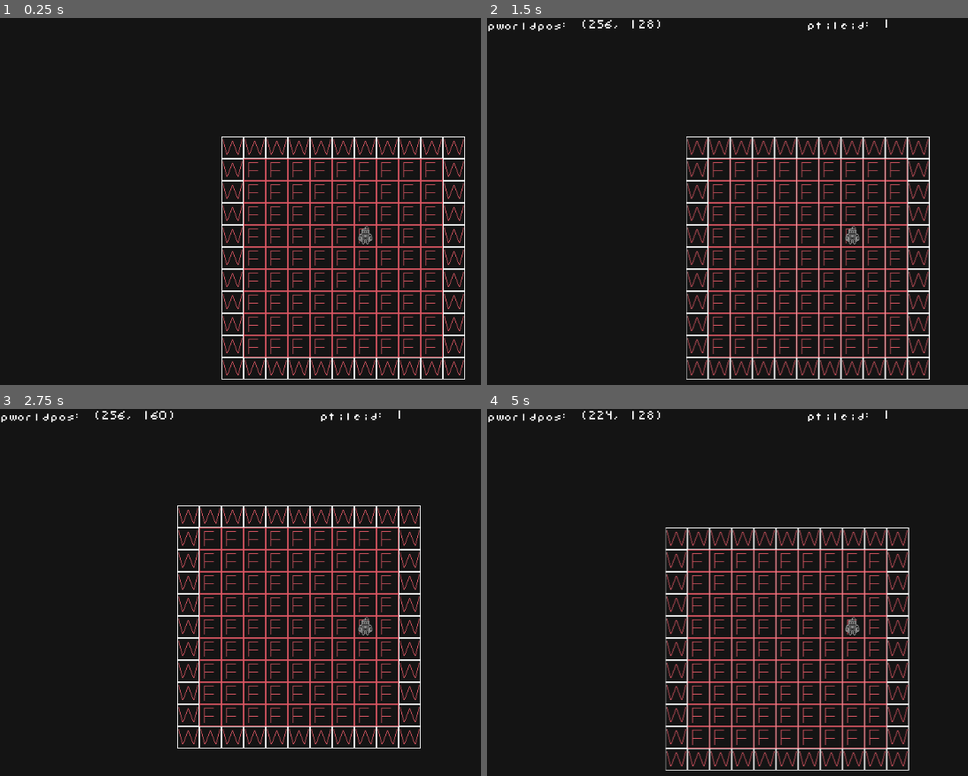
Above: before the commit, frames 1-4 (two rows, left to right).
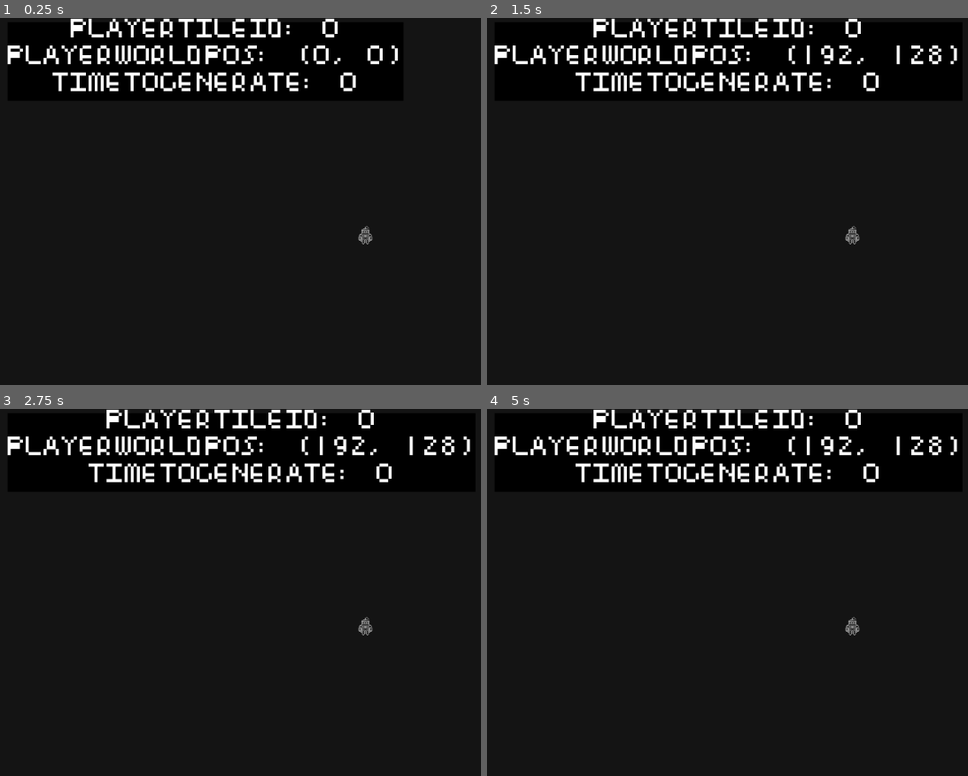
Above: after the commit, the same moments.

Repository: ameigen/Untitled-Roguelike
Game: Godot game, scene res://Scenes/Game.tscn
Two runs of this game, one before a commit and one after it. Both use one fixed random seed, a clock stepped at 60 frames per second and the inputs below.
Inputs (mouse positions are in pixels of both pictures, inside the frame that each line leads up to):
- Up to frame 1 (0.25 s): no input
- Up to frame 2 (1.5 s): tap Enter (ui_accept) at 0.5, 1.35 s; move the mouse to (outside the picture) at 0.52 s; hold Right (ui_right) 0.53-1.28 s; hold Enter (ui_accept) 0.53-1.28 s; move the mouse to (698, 245) at 1.27 s; hold Down (ui_down) from 1.28 s (still down)
- Up to frame 3 (2.75 s): tap Enter (ui_accept) at 1.52, 1.82 s; move the mouse to (423, 526) at 2.02 s; release Down (ui_down) at 2.03 s; hold Right (ui_right) from 2.03 s (still down); hold Enter (ui_accept) from 2.03 s (still down)
- Up to frame 4 (5 s): move the mouse to (804, 698) at 2.77 s; release Right (ui_right) at 2.78 s; release Enter (ui_accept) at 2.78 s; hold Up (ui_up) 2.78-3.53 s; tap Enter (ui_accept) at 2.85, 3.02, 3.32, 4.35, 4.52, 4.82 s; move the mouse to (outside the picture) at 3.52 s; hold Enter (ui_accept) 3.53-4.28 s; hold Left (ui_left) from 3.53 s (still down); tap Shift (debug_camera_activate, bound only after the commit) at 4.15 s; move the mouse to (626, 552) at 4.27 s; tap S (debug_camera_down, bound only after the commit) at 4.9 s

The runs differ from the first frame. In frame 1, 13% of the frame differs, in the area x 1-97%, y 0-99%; in frame 2, 15%; in frame 3, 13%; in frame 4, 15%, in the area x 0-98%, y 0-99%.
Error after the commit: Parse Error: Too many arguments for "_init()" call. Expected at most 0. (res://Scripts/TileMap.gd:41)

Commit message:
Added procedural room generation and debug overlay.

Diff:
--- a/Fonts/untitled_roguelike_font.tres
+++ b/Fonts/untitled_roguelike_font.tres
@@ -3,4 +3,6 @@
 [ext_resource path="res://Fonts/Untitled Roguelike.ttf" type="DynamicFontData" id=1]
 
 [resource]
+size = 35
+outline_color = Color( 0.0117647, 0.00784314, 0.00784314, 1 )
 font_data = ExtResource( 1 )
--- /dev/null
+++ b/Scenes/Debug.gd
@@ -0,0 +1,27 @@
+extends Node
+
+var playerTileId = 0
+var playerWorldPos = Vector2(0,0)
+var generationTime = 0
+signal getID
+signal debugOut
+# Declare member variables here. Examples:
+# var a = 2
+# var b = "text"
+
+# Called when the node enters the scene tree for the first time.
+func _ready():
+	pass
+
+func _process(delta):
+	emit_signal("debugOut",str("PLAYERTILEID: " + str(playerTileId) + '\n' + "PLAYERWORLDPOS: " + str(playerWorldPos) + '\n' + "TIMETOGENERATE: " + str(generationTime)))
+
+func _on_Player_playerMove(val,position):
+	emit_signal("getID", position)
+	playerWorldPos = position
+
+func _on_TileMap_tilemapDebug(time):
+	generationTime = time
+
+func _on_TileMap_tileMapID(posID):
+	playerTileId = posID
--- /dev/null
+++ b/Scenes/DebugOut.gd
@@ -0,0 +1,12 @@
+extends Label
+
+var debugString
+
+func _ready():
+	pass
+
+func _process(delta):
+	self.text = debugString
+
+func _on_Debug_debugOut(debug):
+	debugString = debug
--- a/Scenes/Game.tscn
+++ b/Scenes/Game.tscn
@@ -8,8 +8,13 @@
 [ext_resource path="res://Scripts/CanvasLayer.gd" type="Script" id=6]
 [ext_resource path="res://Scripts/TileMap.gd" type="Script" id=7]
 [ext_resource path="res://Scripts/Lerp.gd" type="Script" id=8]
+[ext_resource path="res://Scenes/Debug.gd" type="Script" id=9]
+[ext_resource path="res://Scenes/DebugOut.gd" type="Script" id=10]
 
-[sub_resource type="TileSet" id=1]
+[sub_resource type="StyleBoxFlat" id=1]
+bg_color = Color( 0, 0, 0, 1 )
+
+[sub_resource type="TileSet" id=2]
 0/name = "temp_tile_sheet.png 0"
 0/texture = ExtResource( 2 )
 0/tex_offset = Vector2( 0, 0 )
@@ -67,45 +72,45 @@
 3/shapes = [  ]
 3/z_index = 0
 
-[sub_resource type="RectangleShape2D" id=2]
+[sub_resource type="RectangleShape2D" id=3]
 extents = Vector2( 0, 10 )
 
 [node name="Game" type="Node2D"]
 script = ExtResource( 4 )
 
+[node name="Debug" type="Node" parent="."]
+script = ExtResource( 9 )
+
+[node name="debugCam" type="Camera2D" parent="."]
+zoom = Vector2( 15, 15 )
+
 [node name="Lerp" type="Node" parent="."]
 script = ExtResource( 8 )
 lerpDelay = 400
-lerpStep = 0.01
+lerpStep = 0.125
 
 [node name="CanvasLayer" type="CanvasLayer" parent="."]
 script = ExtResource( 6 )
 
-[node name="PlayerXY" type="Label" parent="CanvasLayer"]
-margin_left = 2.24809
-margin_top = 5.04387
-margin_right = 254.248
-margin_bottom = 21.0439
+[node name="DebugOut" type="Label" parent="CanvasLayer"]
+margin_left = 11.0
+margin_top = 6.0
+margin_right = 41.0
+margin_bottom = 22.0
+custom_styles/normal = SubResource( 1 )
 custom_fonts/font = ExtResource( 5 )
-__meta__ = {
-"_edit_use_anchors_": false
-}
-
-[node name="PlayerTile" type="Label" parent="CanvasLayer"]
-margin_left = 463.73
-margin_top = 3.66341
-margin_right = 703.73
-margin_bottom = 19.6634
-custom_fonts/font = ExtResource( 5 )
+align = 1
+script = ExtResource( 10 )
 __meta__ = {
 "_edit_use_anchors_": false
 }
 
 [node name="TileMap" type="TileMap" parent="."]
-tile_set = SubResource( 1 )
+tile_set = SubResource( 2 )
 cell_size = Vector2( 32, 32 )
 format = 1
 script = ExtResource( 7 )
+maxRooms = 40
 
 [node name="Player" type="Area2D" parent="."]
 position = Vector2( 192, 128 )
@@ -124,6 +129,10 @@
 drag_margin_top = 0.0
 drag_margin_right = 0.0
 drag_margin_bottom = 0.0
-[connection signal="updateDebug" from="." to="CanvasLayer" method="_on_Game_updateDebug"]
+[connection signal="debugOut" from="Debug" to="CanvasLayer/DebugOut" method="_on_Debug_debugOut"]
+[connection signal="getID" from="Debug" to="TileMap" method="_on_Debug_getID"]
 [connection signal="lerpFinished" from="Lerp" to="." method="_on_Lerp_lerpFinished"]
+[connection signal="tileMapID" from="TileMap" to="Debug" method="_on_TileMap_tileMapID"]
+[connection signal="tilemapDebug" from="TileMap" to="Debug" method="_on_TileMap_tilemapDebug"]
+[connection signal="playerMove" from="Player" to="Debug" method="_on_Player_playerMove"]
 [connection signal="playerMove" from="Player" to="." method="_on_Player_playerMove"]
--- a/Scripts/CanvasLayer.gd
+++ b/Scripts/CanvasLayer.gd
@@ -1,9 +1,7 @@
 extends CanvasLayer
-
 # Called when the node enters the scene tree for the first time.
 func _ready():
-	pass # Replace with function body.
+	pass
 
-func _on_Game_updateDebug(worldPos, tilePos):
-	$PlayerXY.text = "pworldpos: " + str(worldPos)
-	$PlayerTile.text = "ptileid: " + str(tilePos)
+func _process(delta):
+	pass
--- a/Scripts/Game.gd
+++ b/Scripts/Game.gd
@@ -1,17 +1,38 @@
 extends Node2D
 signal processTurn
-signal updateDebug
 var playerTurn = true;
 onready var Lerp = $Lerp
+func _ready():
+	set_process_input(true)
+	$Player.position = ($TileMap.map_to_world($TileMap.level_generation(200,200)))
 
-
-func _ready():
-	$TileMap._level_generation(10,10)
-
+func _input(event):
+	if Input.is_action_pressed("ui_accept"):
+		$Player.position = ($TileMap.map_to_world($TileMap.level_generation(200,200)))
+	if Input.is_action_pressed("debug_camera_left"):
+		$debugCam.position.x -= 50
+	if Input.is_action_pressed("debug_camera_right"):
+		$debugCam.position.x += 50
+	if Input.is_action_pressed("debug_camera_up"):
+		$debugCam.position.y -= 50
+	if Input.is_action_pressed("debug_camera_down"):
+		$debugCam.position.y += 50
+	if Input.is_action_pressed("debug_camera_zoom_in"):
+		$debugCam.zoom -= Vector2(1,1)
+	if Input.is_action_pressed("debug_camera_zoom_out"):
+		$debugCam.zoom += Vector2(1,1)
+	if Input.is_action_pressed("debug_camera_activate"):
+		if($debugCam.current):
+			$debugCam.current = false
+			$Player/PlayerCamera.current = true
+		else:
+			print("CAM")
+			$Player/PlayerCamera.current = false
+			$debugCam.current = true
 #	Takes in a position(Vec2) and checks if it is a valid tile to move to
 func _tile_Check(position):
 	var check = ($TileMap.get_cellv($TileMap.world_to_map(position)) == 0 or $TileMap.get_cellv($TileMap.world_to_map(position)) == 1)
-	emit_signal("updateDebug",position,$TileMap.get_cellv($TileMap.world_to_map(position)))
+
 	return check
 
 	#Basic Movement Handling
@@ -48,3 +69,7 @@
 #   directly to target location if valid movement.
 func _on_Lerp_lerpFinished():
 	playerTurn = true
+
+
+func _on_TileMap_debug():
+	pass # Replace with function body.
--- a/Scripts/Lerp.gd
+++ b/Scripts/Lerp.gd
@@ -31,7 +31,6 @@
 func _process(delta):
 	if(target.position == endLocation):
 		t = 0
-		print("lerpingfinished")
 		emit_signal("lerpFinished")
 		set_process(false)
 	else:
--- a/Scripts/Player.gd
+++ b/Scripts/Player.gd
@@ -10,14 +10,10 @@
 #	If input event, send direction and position as signal
 func _input(event):
 	if Input.is_action_pressed("ui_left"):
-		print(event)
 		emit_signal("playerMove",DIRECTIONS.LEFT,self.position)
 	if Input.is_action_pressed("ui_right"):
-		print(event)
 		emit_signal("playerMove",DIRECTIONS.RIGHT,self.position)
 	if Input.is_action_pressed("ui_up"):
-		print(event)
 		emit_signal("playerMove",DIRECTIONS.UP,self.position)
 	if Input.is_action_pressed("ui_down"):
-		print(event)
 		emit_signal("playerMove",DIRECTIONS.DOWN,self.position)
--- a/Scripts/TileMap.gd
+++ b/Scripts/TileMap.gd
@@ -1,17 +1,70 @@
 extends TileMap
 
 #sets back bounds for level *UNUSED CURRENTLY*
-var levelWidth = 100
-var levelHeight = 100
+signal tilemapDebug
+signal tileMapID
+var levelWidth = 10
+var levelHeight = 10
+var rng = RandomNumberGenerator.new()
+export var maxRooms = 100;
+var rooms = []
+var spawnPoint
+var dims
+var size
+var checkDist
+var tempX
+var tempY
+var startTime
 
 func _ready():
-	pass
+	rng.randomize()
 
 #Basic call to generate a  single x*y room. Use for basis of procedural algorithm
-func _level_generation(width, height):
-	for x in range(width+1):
-		for y in range(height+1):
-			if(x == 0 or y == 0 or x == width or y== height):
-				self.set_cell(x,y,2)
-			else:
-				self.set_cell(x,y,1)
+func level_generation(width, height):
+	rooms.clear()
+	startTime = OS.get_ticks_msec()
+	var roomCount = maxRooms
+	for x in width:
+		for y in height:
+			self.set_cell(x,y,2)
+	while(roomCount > 0):
+		spawnPoint = Vector2(rng.randi_range(3,width-3),rng.randi_range(3,height-3))
+		dims = rng.randi_range(5,20)
+		size = Vector2(dims,dims)
+		tempX = spawnPoint-size
+		tempY = spawnPoint+size
+		var center = Vector2(tempX.x+dims/2,tempY.y+dims/2)
+		if(intersectCheck(tempX,tempY)):
+			for x in dims+1:
+				for y in dims+1:
+					self.set_cellv(Vector2(x+tempX.x,y+tempY.y),1)
+			var tempRoom = Room.new(tempX.x,tempY.y,center)
+			rooms.push_back(tempRoom)
+			roomCount -= 1
+	emit_signal("tilemapDebug",str(OS.get_ticks_msec() - startTime))
+	for i in rooms:
+		self.set_cellv(i.roomCent,-1)
+	return rooms[rng.randi_range(0,maxRooms - 1)].roomCent
+
+func intersectCheck(startPoint,endPoint):
+	if(self.get_cell(startPoint.x,endPoint.y) == -1):
+		return false
+	for x in dims+7:
+		for y in dims+7:
+			var checkCell = self.get_cellv(Vector2(x-3+startPoint.x,y-3+endPoint.y))
+			if(checkCell == -1 or checkCell == 1):
+				return false
+	return true
+#Room Building Function
+	#	Check if Floor Tile Exists Within Boundaries
+		#	If not create new object of class room
+			#	Class room contains Vec2(dimensions)
+			#	Number of entrances
+			# 	Store room on array of rooms
+			#	When creating entrances parse number of entrances
+			#	in room (check if point exists in room, return entrace number)
+			#	extern var for max number of entrances
+		#	Else pick new spot
+
+func _on_Debug_getID(position):
+	emit_signal("tileMapID",self.get_cellv(self.world_to_map(position)))
--- /dev/null
+++ b/Scripts/room.gd
@@ -0,0 +1,22 @@
+extends Node
+
+class_name Room
+
+var dimensions = Vector2(0,0)
+var roomCent = Vector2(0,0)
+var doors = 0
+
+func _init(x,y,center):
+	dimensions.x = x
+	dimensions.y = y
+	roomCent = center
+
+
+
+func _ready():
+	pass
+
+
+# Called every frame. 'delta' is the elapsed time since the previous frame.
+#func _process(delta):
+#	pass
--- a/project.godot
+++ b/project.godot
@@ -8,9 +8,14 @@
 
 config_version=4
 
-_global_script_classes=[  ]
+_global_script_classes=[ {
+"base": "Node",
+"class": "Room",
+"language": "GDScript",
+"path": "res://Scripts/room.gd"
+} ]
 _global_script_class_icons={
-
+"Room": ""
 }
 
 [application]
@@ -20,6 +25,44 @@
 run/main_scene="res://Scenes/Game.tscn"
 config/icon="res://External/icon.png"
 
+[input]
+
+debug_camera_left={
+"deadzone": 0.5,
+"events": [ Object(InputEventKey,"resource_local_to_scene":false,"resource_name":"","device":0,"alt":false,"shift":false,"control":false,"meta":false,"command":false,"pressed":false,"scancode":65,"unicode":0,"echo":false,"script":null)
+ ]
+}
+debug_camera_up={
+"deadzone": 0.5,
+"events": [ Object(InputEventKey,"resource_local_to_scene":false,"resource_name":"","device":0,"alt":false,"shift":false,"control":false,"meta":false,"command":false,"pressed":false,"scancode":87,"unicode":0,"echo":false,"script":null)
+ ]
+}
+debug_camera_right={
+"deadzone": 0.5,
+"events": [ Object(InputEventKey,"resource_local_to_scene":false,"resource_name":"","device":0,"alt":false,"shift":false,"control":false,"meta":false,"command":false,"pressed":false,"scancode":68,"unicode":0,"echo":false,"script":null)
+ ]
+}
+debug_camera_down={
+"deadzone": 0.5,
+"events": [ Object(InputEventKey,"resource_local_to_scene":false,"resource_name":"","device":0,"alt":false,"shift":false,"control":false,"meta":false,"command":false,"pressed":false,"scancode":83,"unicode":0,"echo":false,"script":null)
+ ]
+}
+debug_camera_zoom_in={
+"deadzone": 0.5,
+"events": [ Object(InputEventMouseButton,"resource_local_to_scene":false,"resource_name":"","device":0,"alt":false,"shift":false,"control":false,"meta":false,"command":false,"button_mask":0,"position":Vector2( 0, 0 ),"global_position":Vector2( 0, 0 ),"factor":1.0,"button_index":4,"pressed":false,"doubleclick":false,"script":null)
+ ]
+}
+debug_camera_zoom_out={
+"deadzone": 0.5,
+"events": [ Object(InputEventMouseButton,"resource_local_to_scene":false,"resource_name":"","device":0,"alt":false,"shift":false,"control":false,"meta":false,"command":false,"button_mask":0,"position":Vector2( 0, 0 ),"global_position":Vector2( 0, 0 ),"factor":1.0,"button_index":5,"pressed":false,"doubleclick":false,"script":null)
+ ]
+}
+debug_camera_activate={
+"deadzone": 0.5,
+"events": [ Object(InputEventKey,"resource_local_to_scene":false,"resource_name":"","device":0,"alt":true,"shift":false,"control":true,"meta":false,"command":true,"pressed":false,"scancode":16777237,"unicode":0,"echo":false,"script":null)
+ ]
+}
+
 [rendering]
 
 environment/default_clear_color=Color( 0.0823529, 0.0823529, 0.0823529, 1 )
Not shown: 2 places in Scenes/Game.tscn that only renumber resources
